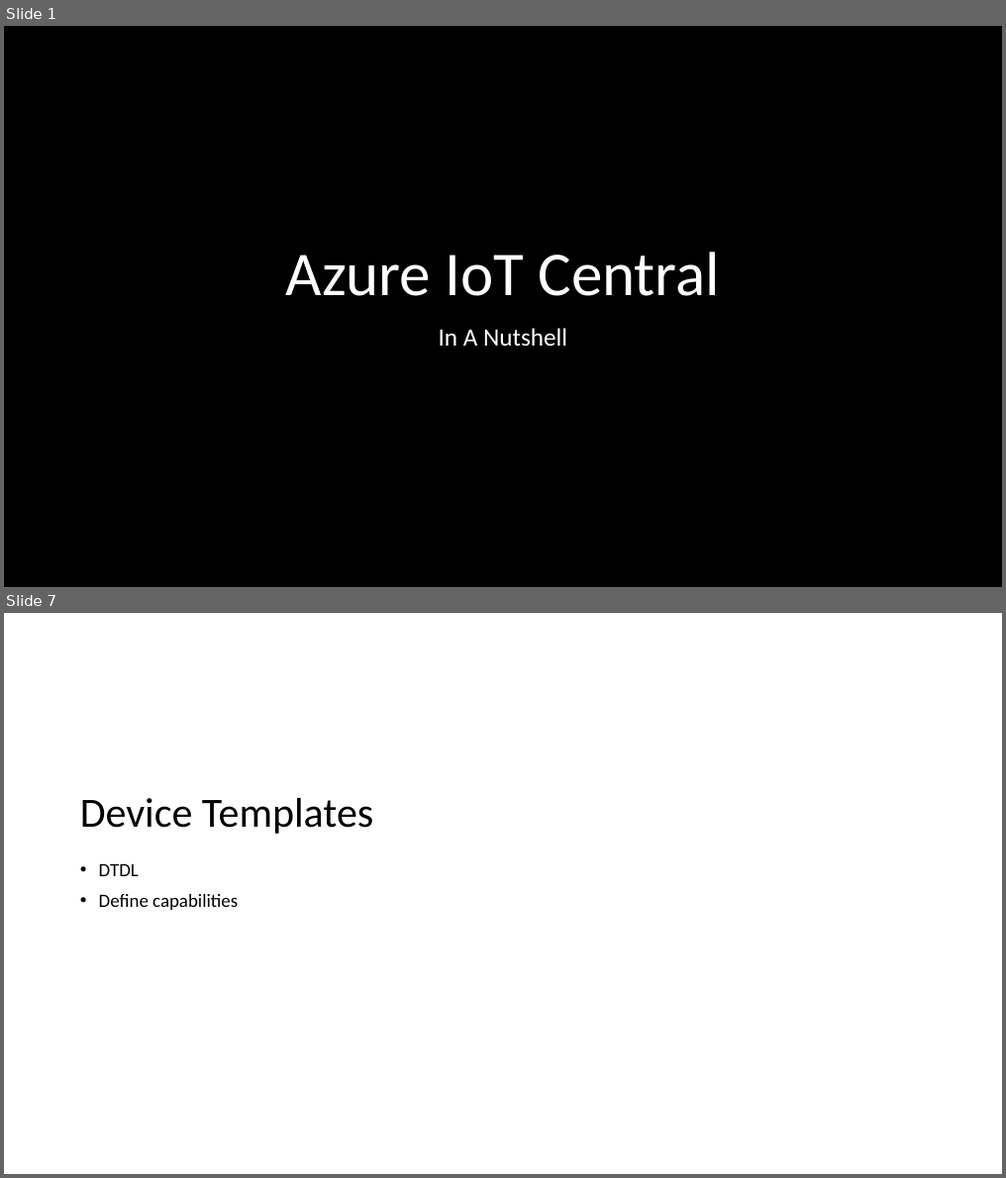
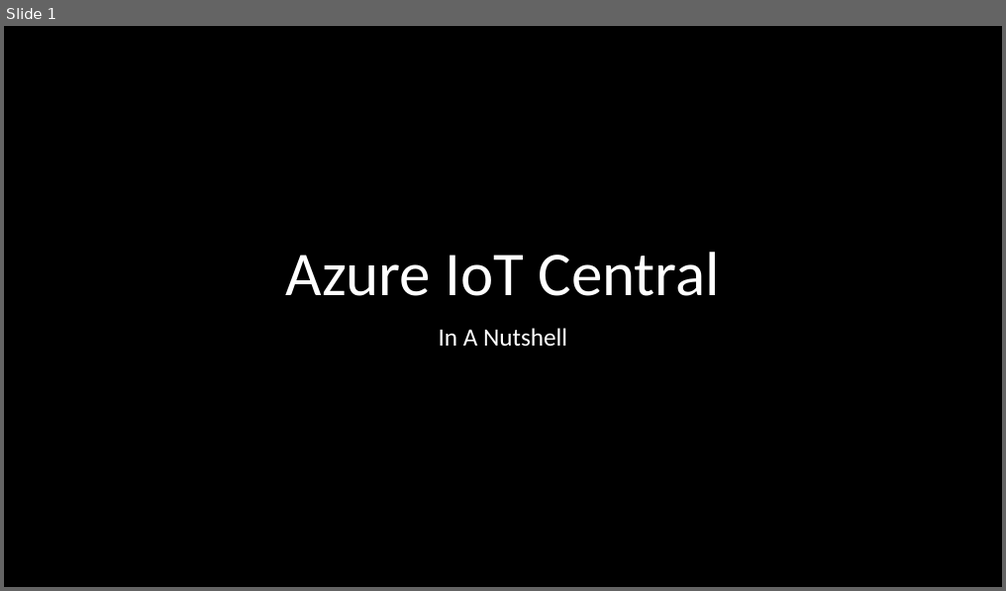
Before and after one commit to thomasgodon/DevCruiseTalk2023, a slide deck: .ppt/Azure Iot Central.pptx. Shown one above the other, each under a label of ours: slides 1 and 7 before the commit, slide 1 after it; the slides between them are not shown. The pictures are 1006x1178 and 1006x591 pixels, drawn with LibreOffice and Linux fonts; fonts in the diff are those of the drawing. Boxes give left, top, right and bottom in pixels: in the first picture for what was removed or moved away, otherwise in the second. Text is boxed around its words. In the diff, an @@ line names an element or a change of style, - is before the commit and + after.

```diff
--- a/.ppt/Azure Iot Central.pptx
+++ b/.ppt/Azure Iot Central.pptx
@@ slide 7 removed at [4, 613, 1002, 1174], background #FFFFFF @@
@@ title removed at [80, 798, 373, 834] @@
-Device Templates
@@ text removed at [99, 864, 238, 910] @@
-• DTDL
-• Define capabilities
```
Also in this commit, not shown: 2 slides changed, 3 slides added, 8 other slides removed.
